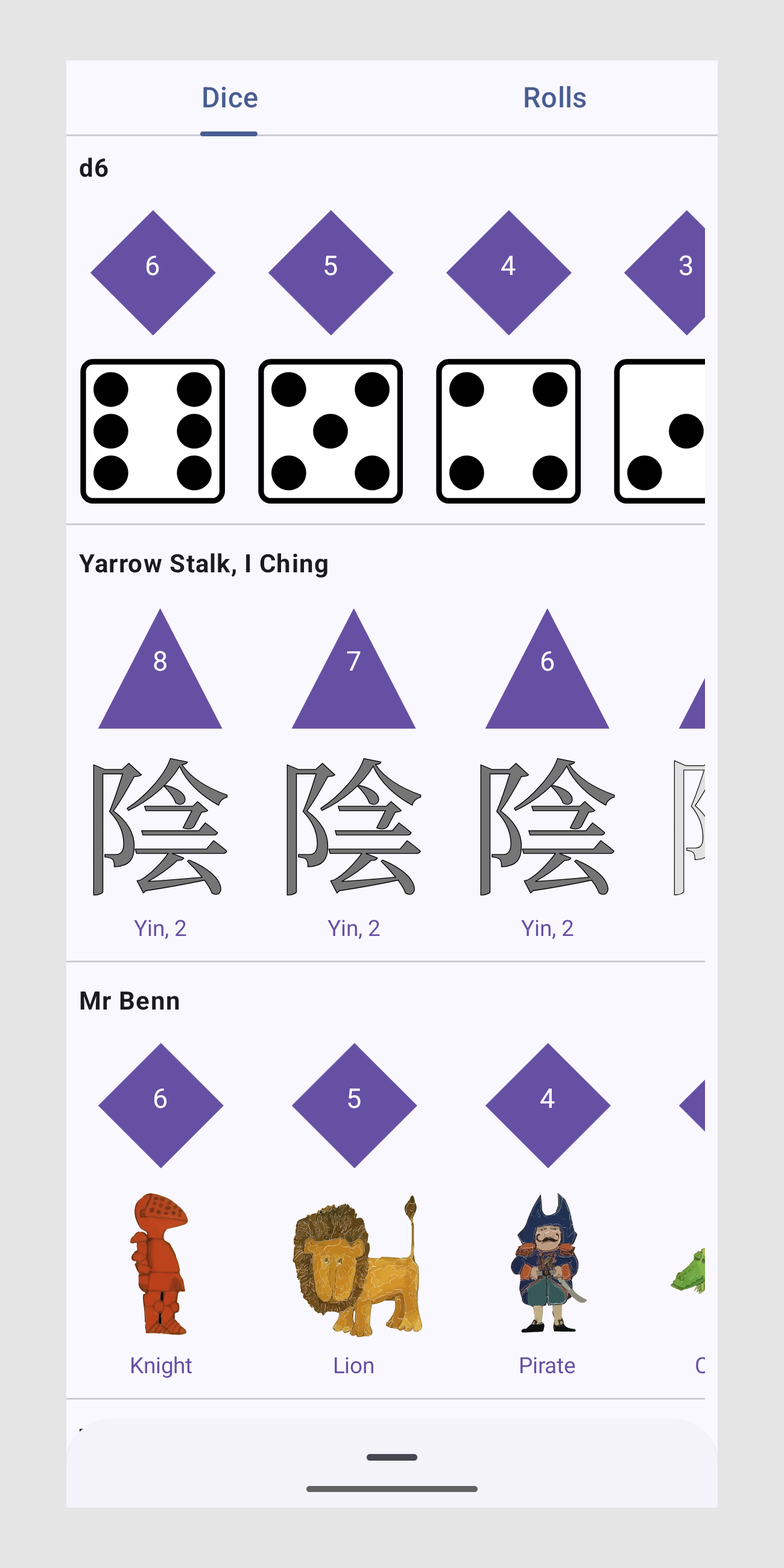
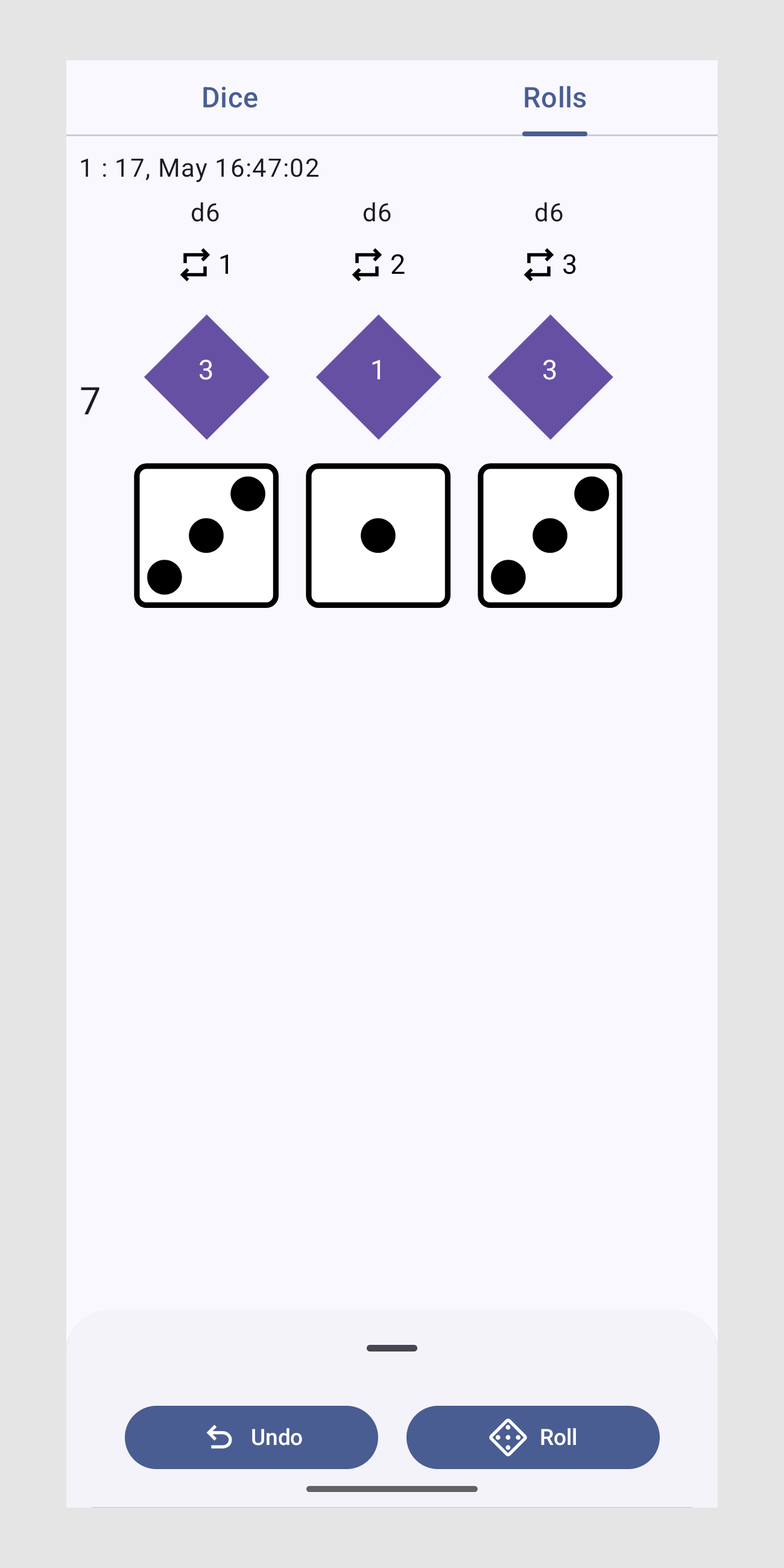
Comparing the layer stacks of the two 784px x 1568px images. Changes:
showed "7.png", moved it above "6.png", painted on it over [66, 131, 718, 1508]
showed "6.png", moved it above "5.png", painted on it over [66, 131, 718, 1508]
showed "5.png", moved it above "4.png", painted on it over [66, 131, 718, 1508]
showed "4.png", moved it above "3.png", painted on it over [66, 131, 718, 1508]
showed "3.png", moved it above "2.png", painted on it over [66, 131, 718, 1508]
showed "2.png", moved it above "1.png", painted on it over [66, 131, 718, 1508]
painted on "1.png" over [66, 131, 718, 1463]